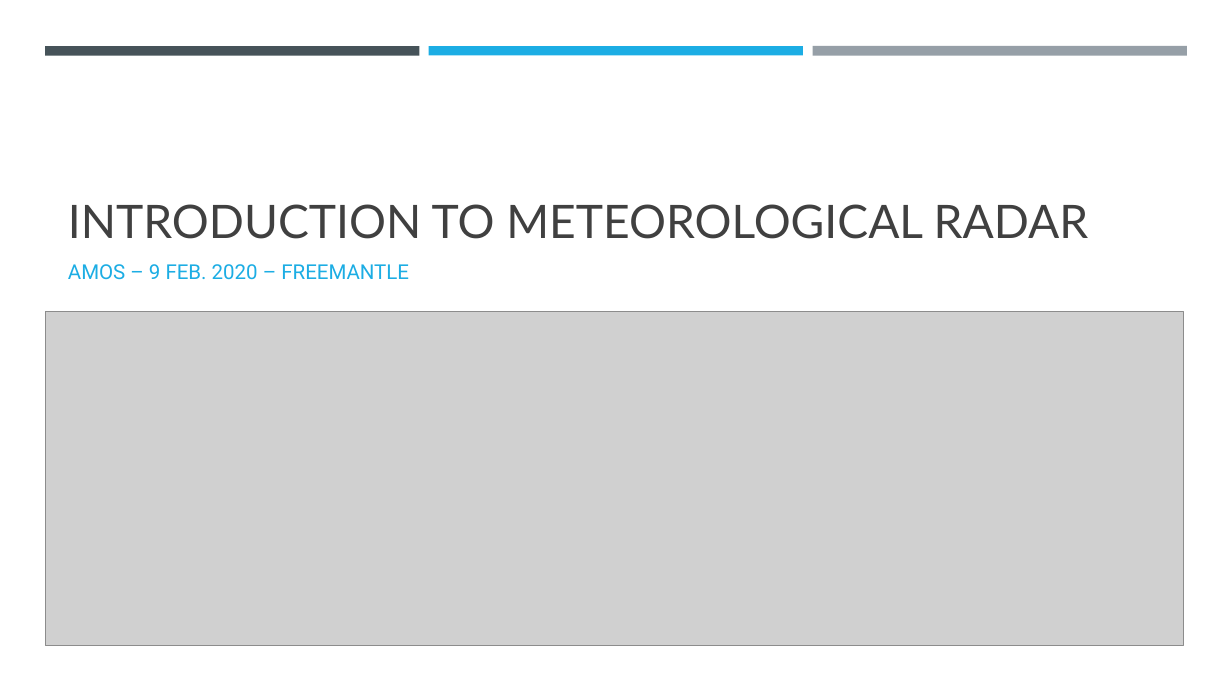
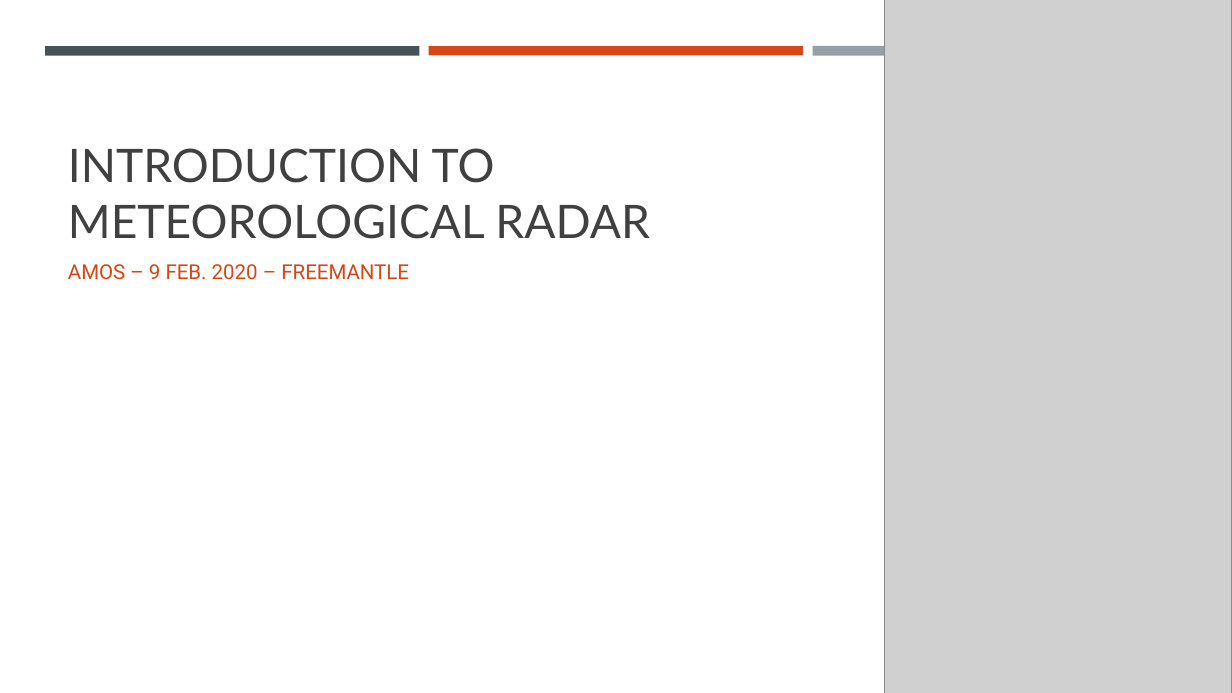
Before and after one commit to vlouf/AMOS_2020, a slide deck: slide 1 of 01 - Introduction/Part 1 - Radar general concepts.pptx. Drawn at 1232x693 pixels with LibreOffice and Linux fonts; fonts in the diff are those of the drawing; grey boxes stand for pictures. Boxes give left, top, right and bottom in pixels: in the first picture for what was removed or moved away, otherwise in the second. Text is boxed around its words. In the diff, an @@ line names an element or a change of style, - is before the commit and + after.

```diff
--- a/01 - Introduction/Part 1 - Radar general concepts.pptx
+++ b/01 - Introduction/Part 1 - Radar general concepts.pptx
@@ picture added at (885, 0, 1232, 693) @@
@@ rectangle at (429, 46, 803, 55): fill #1CADE4 to #D34817 @@
@@ title "INTRODUCTION TO METEOROLOGICAL RADAR" rewrapped from (68, 204, 1089, 239) to (68, 148, 650, 239) @@
@@ subtitle "AMOS – 9 FEB. 2020 ..." at (68, 264, 409, 280): text colour #1CADE4 to #D34817 @@
@@ picture removed at (45, 311, 1183, 646) @@
```
Also in this commit, not shown: 8 other slides changed, 1 slide added.
